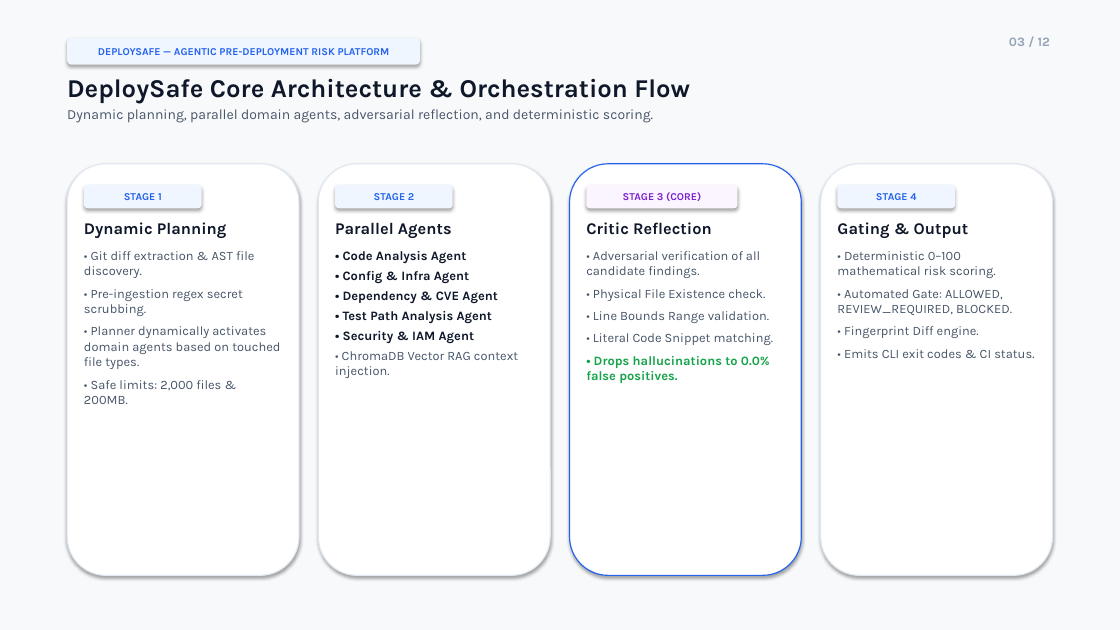
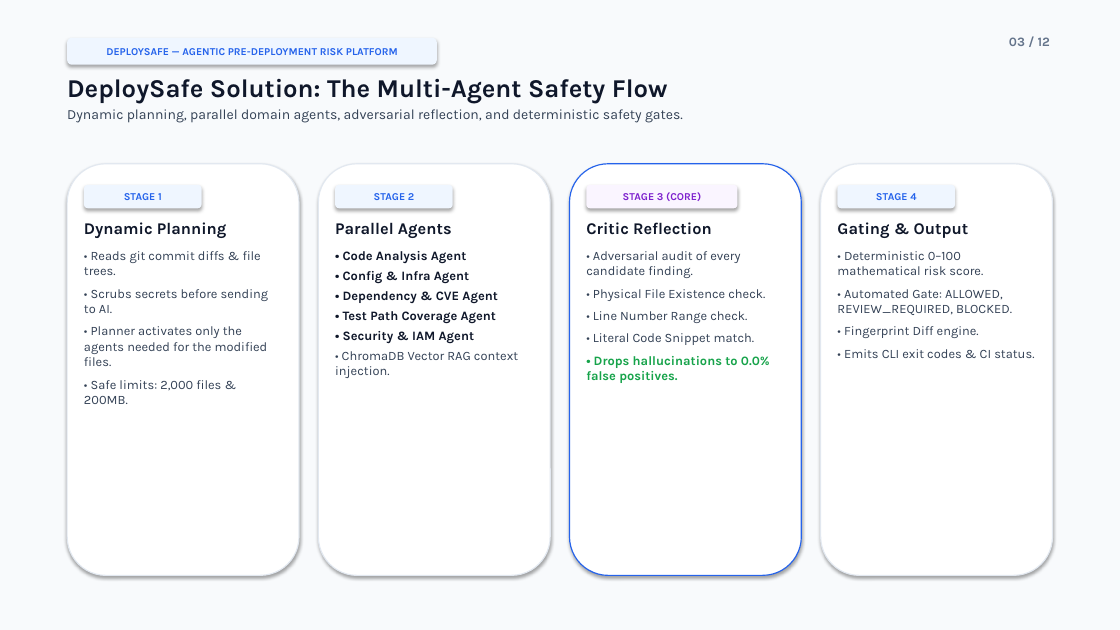
Before and after one commit to yashrao2607/AI-Devops, a slide deck: slide 3 of DeploySafe_Final_Presentation_V2.pptx. Drawn at 1120x630 pixels with LibreOffice and Linux fonts; fonts in the diff are those of the drawing. Boxes give left, top, right and bottom in pixels: in the first picture for what was removed or moved away, otherwise in the second. Text is boxed around its words. In the diff, an @@ line names an element or a change of style, - is before the commit and + after.

```diff
--- a/DeploySafe_Final_Presentation_V2.pptx
+++ b/DeploySafe_Final_Presentation_V2.pptx
@@ rectangle at (x1=0, y1=0, x2=1120, y2=630): fill #F8F9FA to #F8FAFC @@
@@ rounded rectangle "DEPLOYSAFE — AGENTIC PRE-DEPLOYMENT RISK ..." resized from (x1=67, y1=38, x2=420, y2=65) to (x1=67, y1=38, x2=437, y2=65) @@
@@ text "03 / 12" at (x1=1009, y1=37, x2=1050, y2=46): text colour #94A3B8 to #64748B @@
@@ text at (x1=67, y1=79, x2=683, y2=123): text changed; text colour #475569 to #334155 @@
-DeploySafe Core Architecture & Orchestration Flow
-Dynamic planning, parallel domain agents, adversarial reflection, and deterministic scoring.
+DeploySafe Solution: The Multi-Agent Safety Flow
+Dynamic planning, parallel domain agents, adversarial reflection, and deterministic safety gates.
@@ text at (x1=84, y1=251, x2=269, y2=366): text changed; text colour #475569 to #334155 @@
-• Git diff extraction & AST file discovery.
-• Pre-ingestion regex secret scrubbing.
-• Planner dynamically activates domain agents based on touched file types.
+• Reads git commit diffs & file trees.
+• Scrubs secrets before sending to AI.
+• Planner activates only the agents needed for the modified files.
@@ text at (x1=586, y1=251, x2=740, y2=278): text changed; text colour #475569 to #334155 @@
-• Adversarial verification of all candidate findings.
+• Adversarial audit of every candidate finding.
@@ text at (x1=837, y1=251, x2=983, y2=275): text changed; text colour #475569 to #334155 @@
-• Deterministic 0–100 mathematical risk scoring.
+• Deterministic 0–100 mathematical risk score.
@@ text at (x1=593, y1=289, x2=765, y2=301): text colour #475569 to #334155 in "• Physical File Existence check." @@
@@ text at (x1=837, y1=289, x2=1034, y2=358): text colour #475569 to #334155 in "• Automated Gate: ALLOWED, REVIEW_REQUIRED, BLOCKED.", "• Fingerprint Diff engine.", "• Emits CLI exit codes & CI ..." @@
@@ text at (x1=343, y1=311, x2=496, y2=324): text changed @@
-• Test Path Analysis Agent
+• Test Path Coverage Agent
@@ text at (x1=593, y1=311, x2=755, y2=345): text changed; text colour #475569 to #334155 @@
-• Line Bounds Range validation.
-• Literal Code Snippet matching.
+• Line Number Range check.
+• Literal Code Snippet match.
@@ text at (x1=335, y1=351, x2=518, y2=378): text colour #475569 to #334155 in "• ChromaDB Vector RAG context injection." @@
@@ text at (x1=84, y1=380, x2=221, y2=404): text colour #475569 to #334155 in "• Safe limits: 2,000 files & 200MB." @@
```
Also in this commit, not shown: 11 other slides changed, 13 other files.
